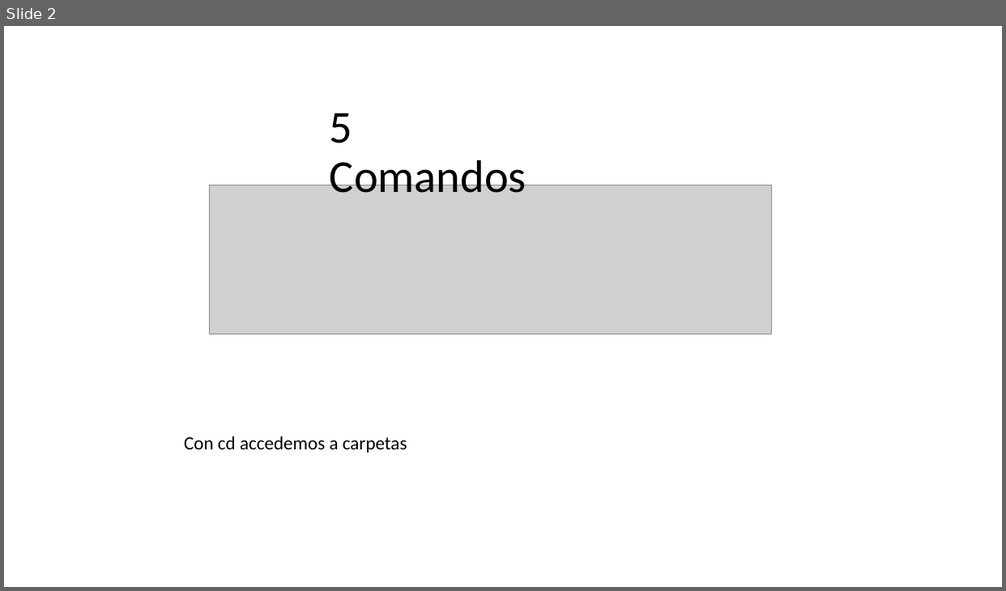
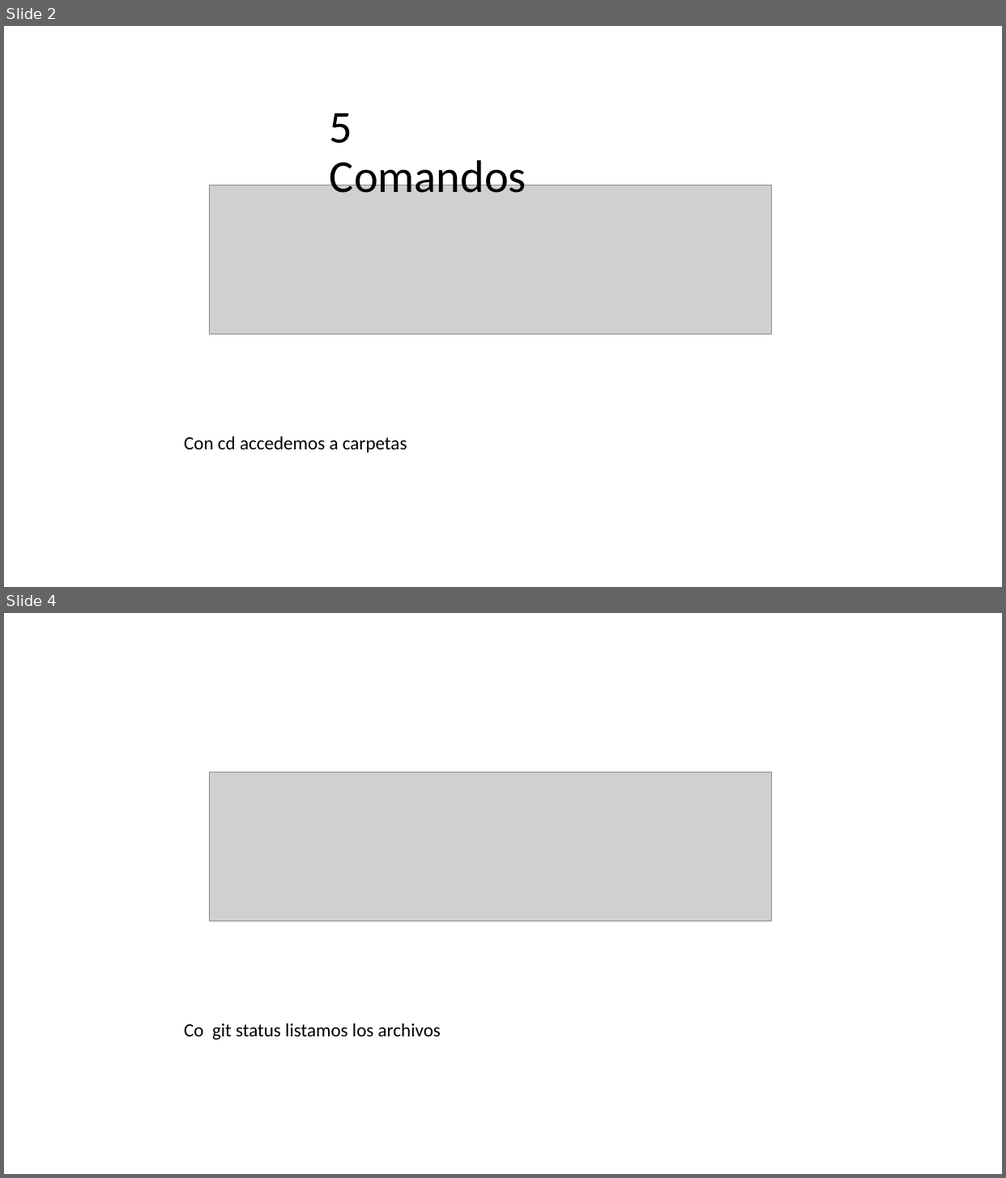
Before and after one commit to lesster-ostorga/primera-prueba, a slide deck: le.pptx. Shown one above the other, each under a label of ours: slide 2 before the commit, slides 2 and 4 after it; the slides between them are not shown. The pictures are 1006x591 and 1006x1178 pixels, drawn with LibreOffice and Linux fonts; fonts in the diff are those of the drawing; grey boxes stand for pictures. Boxes give left, top, right and bottom in pixels: in the first picture for what was removed or moved away, otherwise in the second. Text is boxed around its words. In the diff, an @@ line names an element or a change of style, - is before the commit and + after.

```diff
--- a/le.pptx
+++ b/le.pptx
@@ slide 4 added at bbox=[4, 613, 1002, 1174], background #FFFFFF @@
@@ picture added at bbox=[210, 773, 772, 922] @@
@@ text added at bbox=[184, 1024, 441, 1040], 18 pt, text #000000 @@
+Co git status listamos los archivos
```
Also in this commit, not shown: 1 slide changed, 1 other slide added.
